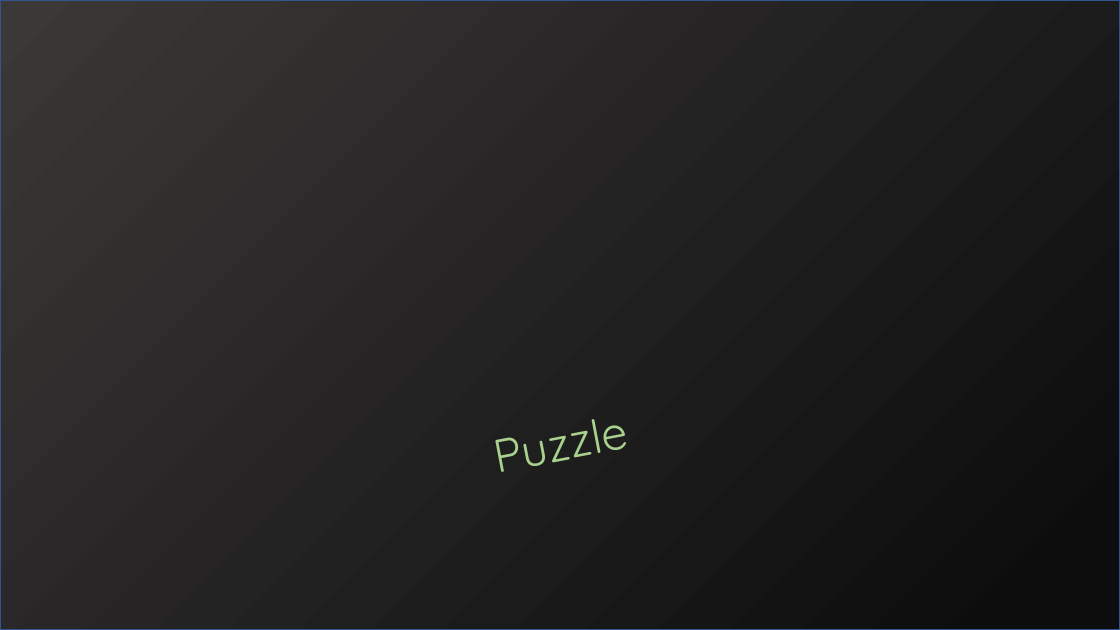
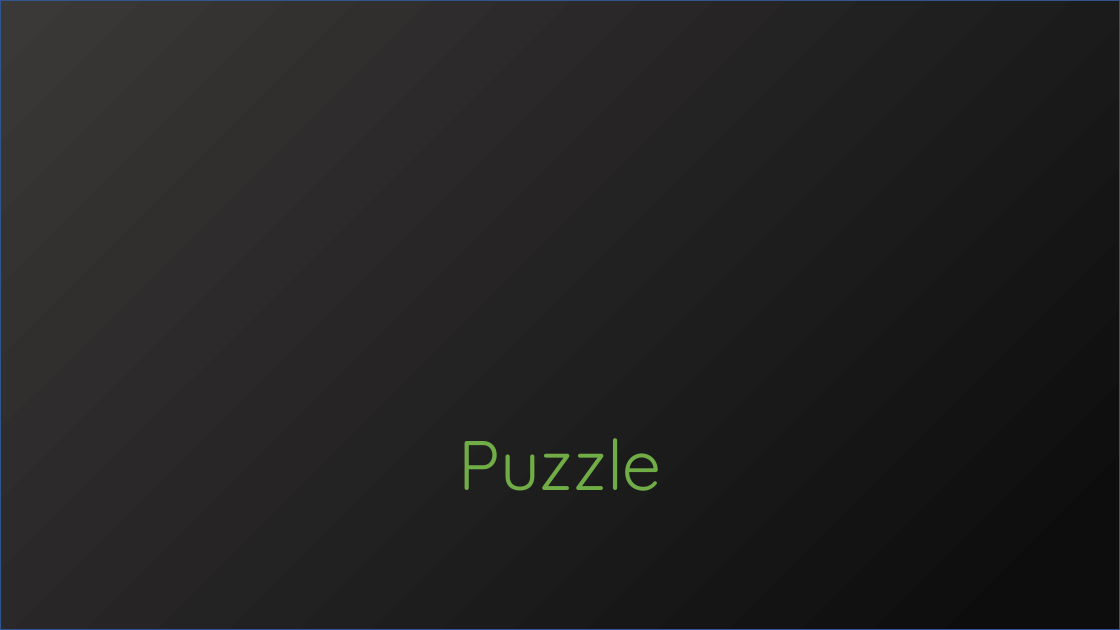
Before and after one commit to SamuelHiroyuki/Scrolls, a slide deck: slide 32 of Apresentação.pptx (slide 6 before the commit). Drawn at 1120x630 pixels with LibreOffice and Linux fonts; fonts in the diff are those of the drawing. Boxes give left, top, right and bottom in pixels: in the first picture for what was removed or moved away, otherwise in the second. Text is boxed around its words. In the diff, an @@ line names an element or a change of style, - is before the commit and + after.

```diff
--- a/Apresentação.pptx
+++ b/Apresentação.pptx
@@ text "Puzzle": place and size @@
-text "Puzzle" at [468,394,652,491]
+text "Puzzle" at [459,438,662,491]
@@ text "Puzzle" at [459,438,662,491]: size 40 to 60 pt, text colour #A9D18E to #70AD47, letter outline none to #808080 0.75 pt; rotation 349 to 0 degrees @@
```
Also in this commit, not shown: 10 other slides changed, 19 slides added, 5 slides removed.
